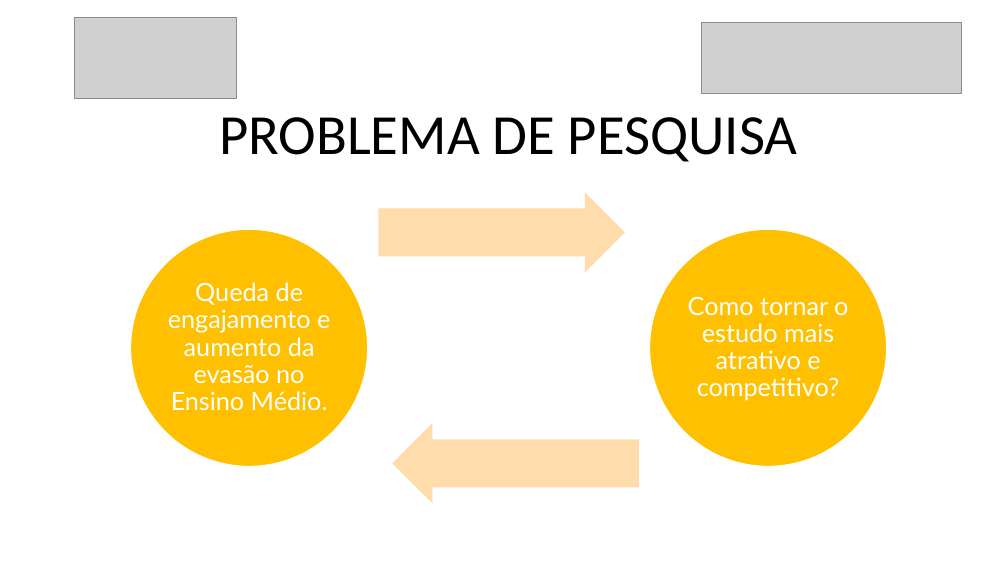
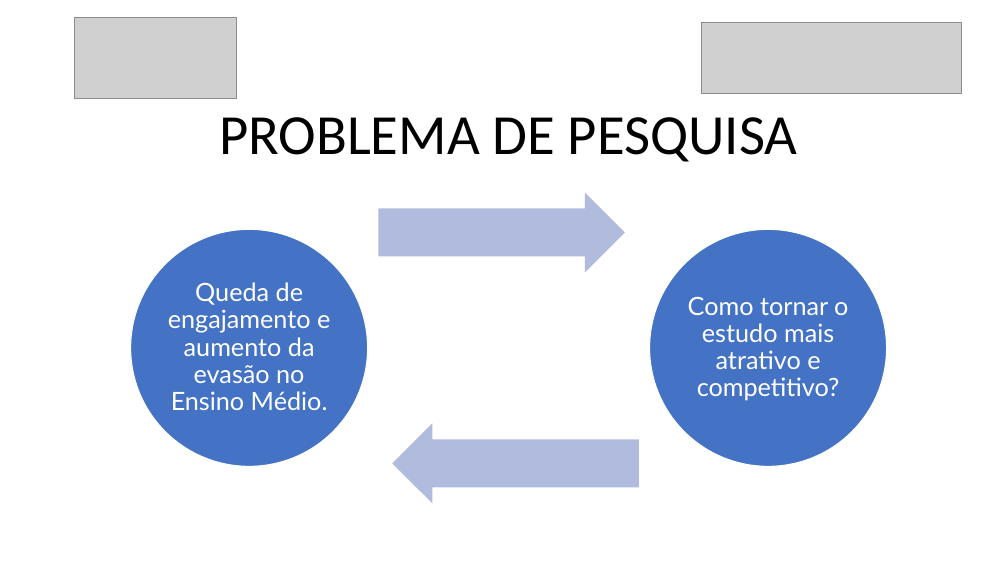
Before and after one commit to danilovaz7/curso-tecnico, a slide deck: slide 4 of liceu/3semestre/projeto integrador/tcc slide.pptx. Drawn at 1008x567 pixels with LibreOffice and Linux fonts; fonts in the diff are those of the drawing; grey boxes stand for pictures. Boxes give left, top, right and bottom in pixels: in the first picture for what was removed or moved away, otherwise in the second. Text is boxed around its words. In the diff, an @@ line names an element or a change of style, - is before the commit and + after.

```diff
--- a/liceu/3semestre/projeto integrador/tcc slide.pptx
+++ b/liceu/3semestre/projeto integrador/tcc slide.pptx
@@ right arrow at (x1=378, y1=193, x2=625, y2=273): fill #FFDCAB to #B0BCDE @@
@@ ellipse at (x1=131, y1=229, x2=368, y2=466): fill #FFC000 to #4472C4 @@
@@ ellipse at (x1=650, y1=229, x2=886, y2=466): fill #FFC000 to #4472C4 @@
@@ right arrow at (x1=392, y1=423, x2=639, y2=504): fill #FFDCAB to #B0BCDE @@
```
Also in this commit, not shown: 9 other slides changed.
